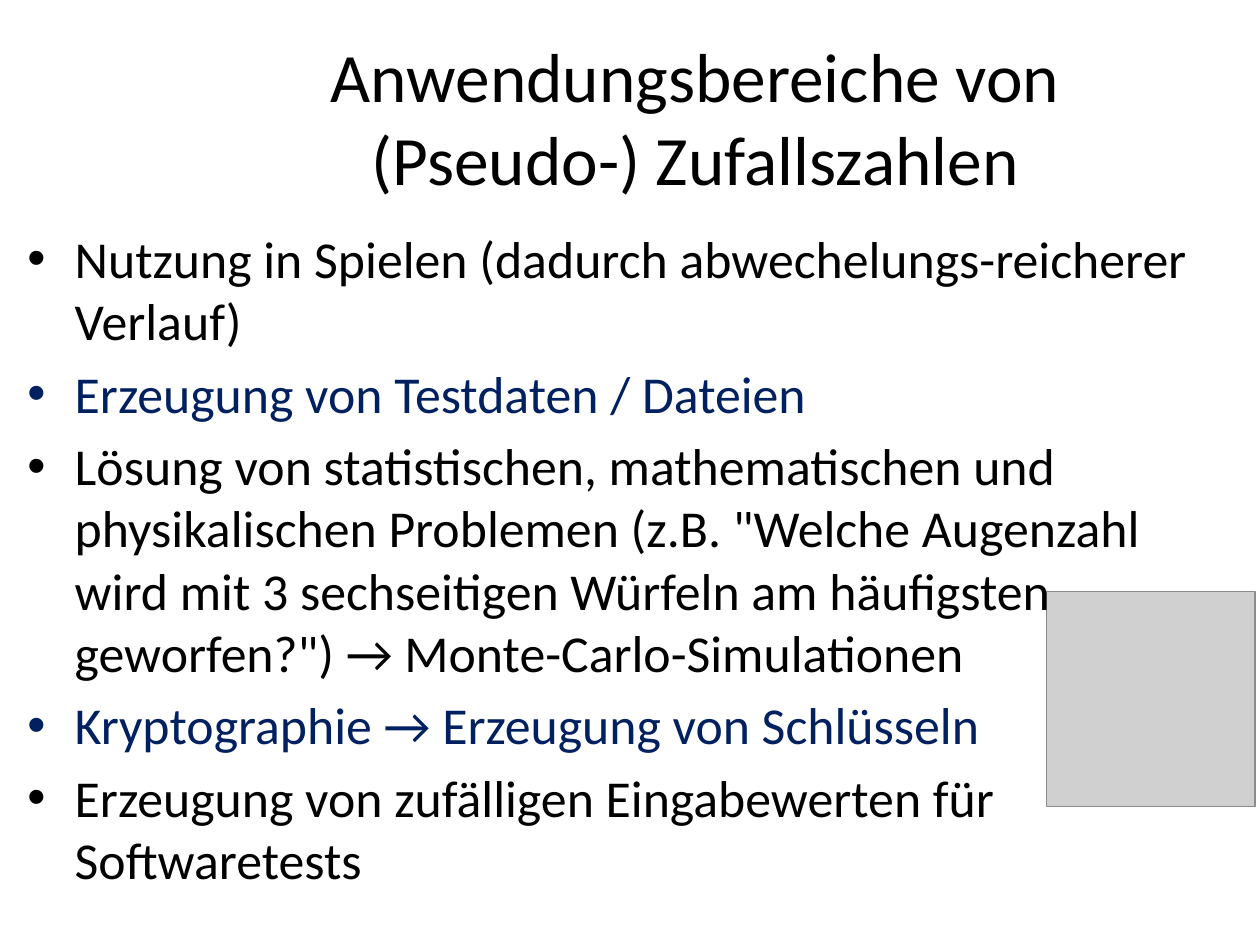
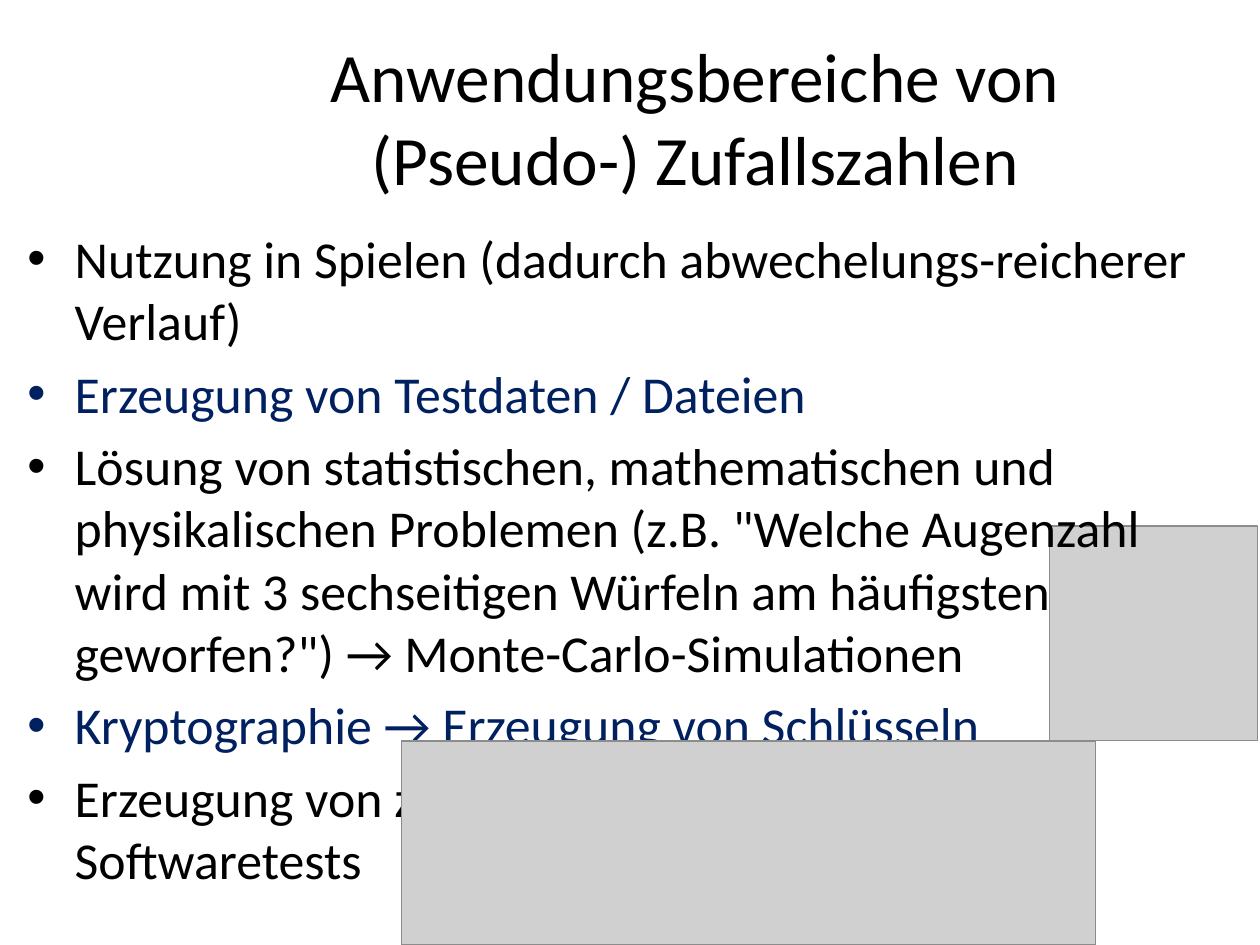
Before and after one commit to MickyRoth/Presentations, a slide deck: slide 35 of Python3 Fachinformatiker.pptx (slide 34 before the commit). Drawn at 1260x945 pixels with LibreOffice and Linux fonts; fonts in the diff are those of the drawing; grey boxes stand for pictures; background and template pictures are left out. Boxes give left, top, right and bottom in pixels: in the first picture for what was removed or moved away, otherwise in the second. Text is boxed around its words. In the diff, an @@ line names an element or a change of style, - is before the commit and + after.

```diff
--- a/Python3 Fachinformatiker.pptx
+++ b/Python3 Fachinformatiker.pptx
@@ text "Nutzung in Spielen (dadurch abwechelungs-reicherer ..." rewrapped from box(75, 240, 1187, 880) to box(75, 240, 1187, 829) @@
@@ picture: place and size @@
-picture at box(1047, 591, 1255, 805)
+picture at box(1050, 527, 1257, 741)
@@ picture added at box(402, 741, 1095, 945) @@
```
Also in this commit, not shown: 4 other slides changed, 1 slide added, 1 other file.
